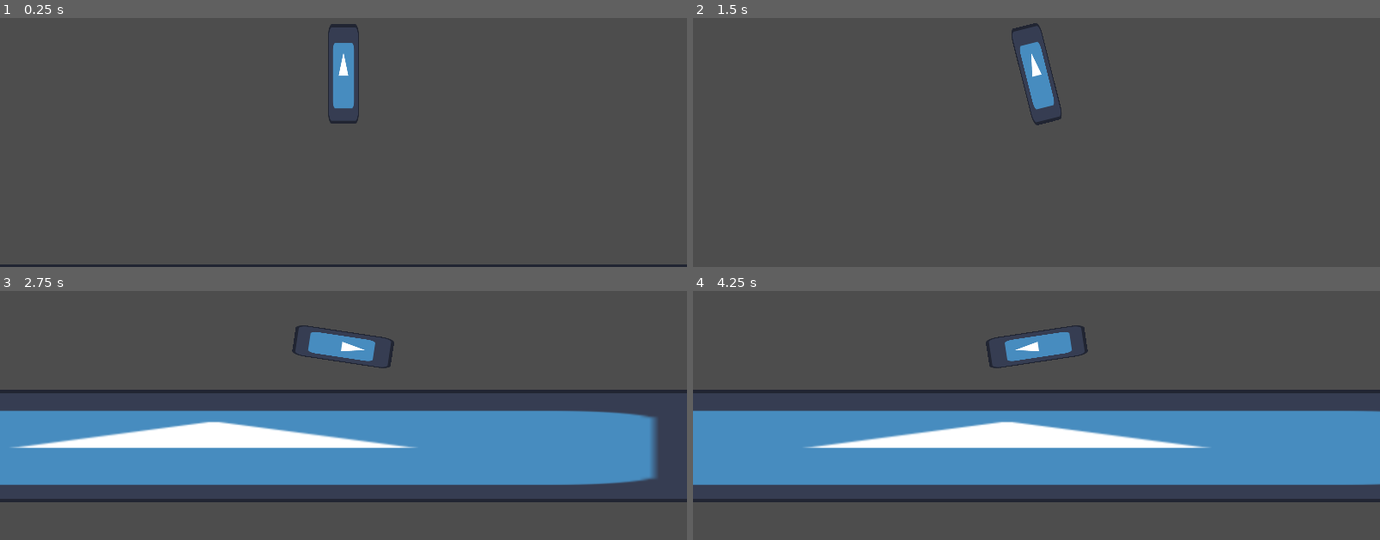
Above: before the commit, frames 1-4 (two rows, left to right).
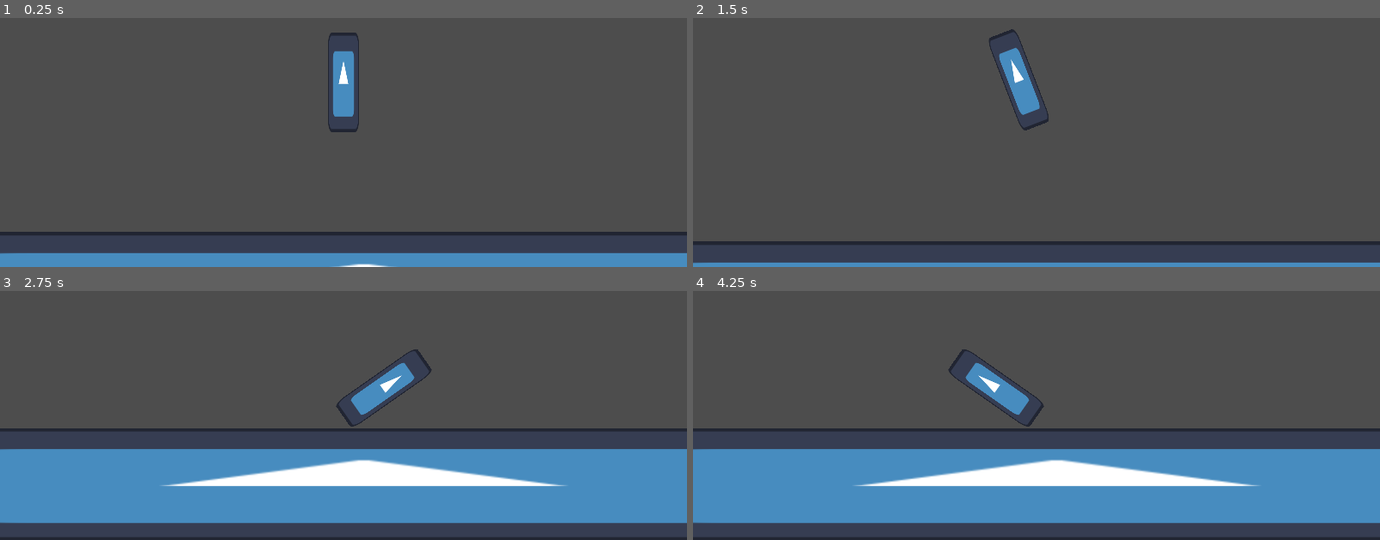
Above: after the commit, the same moments.

Repository: Someone-That/Getaway-Shooting
Game: Godot game, scene res://Scenes/main.tscn
Two runs of this game, one before a commit and one after it. Both use one fixed random seed, a clock stepped at 60 frames per second and the inputs below. The engine's default icon, where the game draws it, is replaced by a stand-in: a white triangle on a blue panel in a dark square.
Inputs:
- Up to frame 1 (0.25 s): no input
- Up to frame 2 (1.5 s): hold E (p1right) 0.53-1.28 s; tap R (p1use) at 0.6, 1.35 s; hold W (p1left) from 1.28 s (still down)
- Up to frame 3 (2.75 s): release W (p1left) at 2.03 s; hold E (p1right) from 2.03 s (still down); tap R (p1use) at 2.1 s
- Up to frame 4 (4.25 s): tap R (p1use) at 2.85, 3.6 s; release E (p1right) at 3.53 s; hold W (p1left) from 3.53 s (still down)

The runs differ from the first frame. In frame 1, 8.1% of the frame differs, in the area x 0-100%, y 2-100%; in frame 2, 5.2%; in frame 3, 39%, in the area x 0-100%, y 13-100%; in frame 4, 39%.

Commit message:
less scuffed movement

Diff:
--- a/Scenes/character.tscn
+++ b/Scenes/character.tscn
@@ -6,20 +6,20 @@
 [sub_resource type="RectangleShape2D" id="RectangleShape2D_6ibit"]
 size = Vector2(50, 166)
 
-[node name="RigidBody2D" type="RigidBody2D"]
-center_of_mass_mode = 1
-center_of_mass = Vector2(0, 85)
-linear_velocity = Vector2(300, 0)
+[node name="RigidBody2D" type="CharacterBody2D"]
 script = ExtResource("1_3ra8w")
 metadata/_edit_group_ = true
 
 [node name="CollisionShape2D" type="CollisionShape2D" parent="."]
+position = Vector2(0, -82.73)
 shape = SubResource("RectangleShape2D_6ibit")
 
 [node name="Sprite2D" type="Sprite2D" parent="."]
-position = Vector2(0, 0.499998)
+position = Vector2(0, -82.73)
 scale = Vector2(0.40625, 1.30469)
 texture = ExtResource("1_mi3ex")
 
 [node name="Camera2D" type="Camera2D" parent="."]
+offset = Vector2(0, -82.73)
+position_smoothing_enabled = true
 position_smoothing_speed = 10.0
--- a/Scenes/main.tscn
+++ b/Scenes/main.tscn
@@ -20,4 +20,4 @@
 texture = ExtResource("1_1ypgl")
 
 [node name="character" parent="." instance=ExtResource("2_hydm3")]
-position = Vector2(561, 40)
+position = Vector2(568, 186)
--- a/Scripts/character.gd
+++ b/Scripts/character.gd
@@ -1,6 +1,8 @@
-extends RigidBody2D
+extends CharacterBody2D
 
 var sensitivity = 180
+var gravity = 1000
+var max_rotation = 55
 
 # Called when the node enters the scene tree for the first time.
 func _ready():
@@ -9,13 +11,21 @@
 
 # Called every frame. 'delta' is the elapsed time since the previous frame.
 func _process(delta):
+
+	#gravity
+	velocity.y += gravity * delta
+
 	if Input.is_action_pressed("p1left"):
-		angular_velocity = -sensitivity * delta
+		rotation_degrees += -sensitivity * delta
 	if Input.is_action_pressed("p1right"):
-		angular_velocity = sensitivity * delta
+		rotation_degrees += sensitivity * delta
+
+	rotation_degrees = clamp(rotation_degrees, -max_rotation, max_rotation)
 
 	if Input.is_action_just_pressed("p1use"):
 		get_tree().reload_current_scene()
 
 	if Input.is_action_just_released("p1right") or Input.is_action_just_released("p1left"):
-		linear_velocity += -transform.y.normalized() * 500
+		velocity += -transform.y.normalized() * 500
+
+	move_and_slide()
